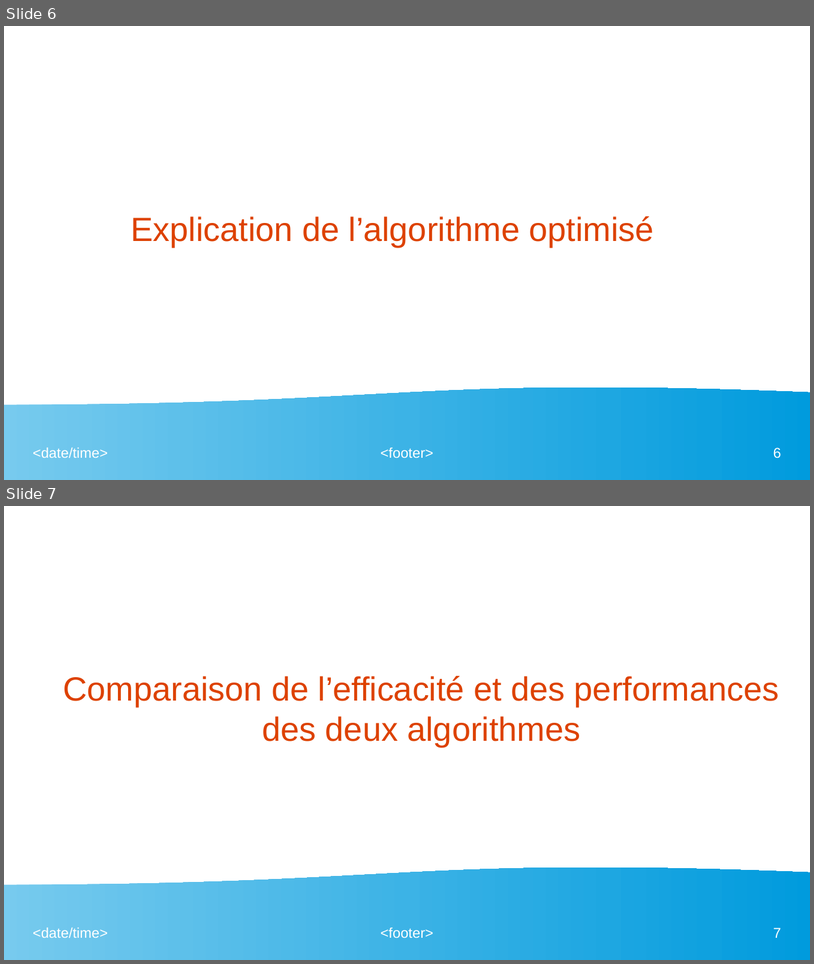
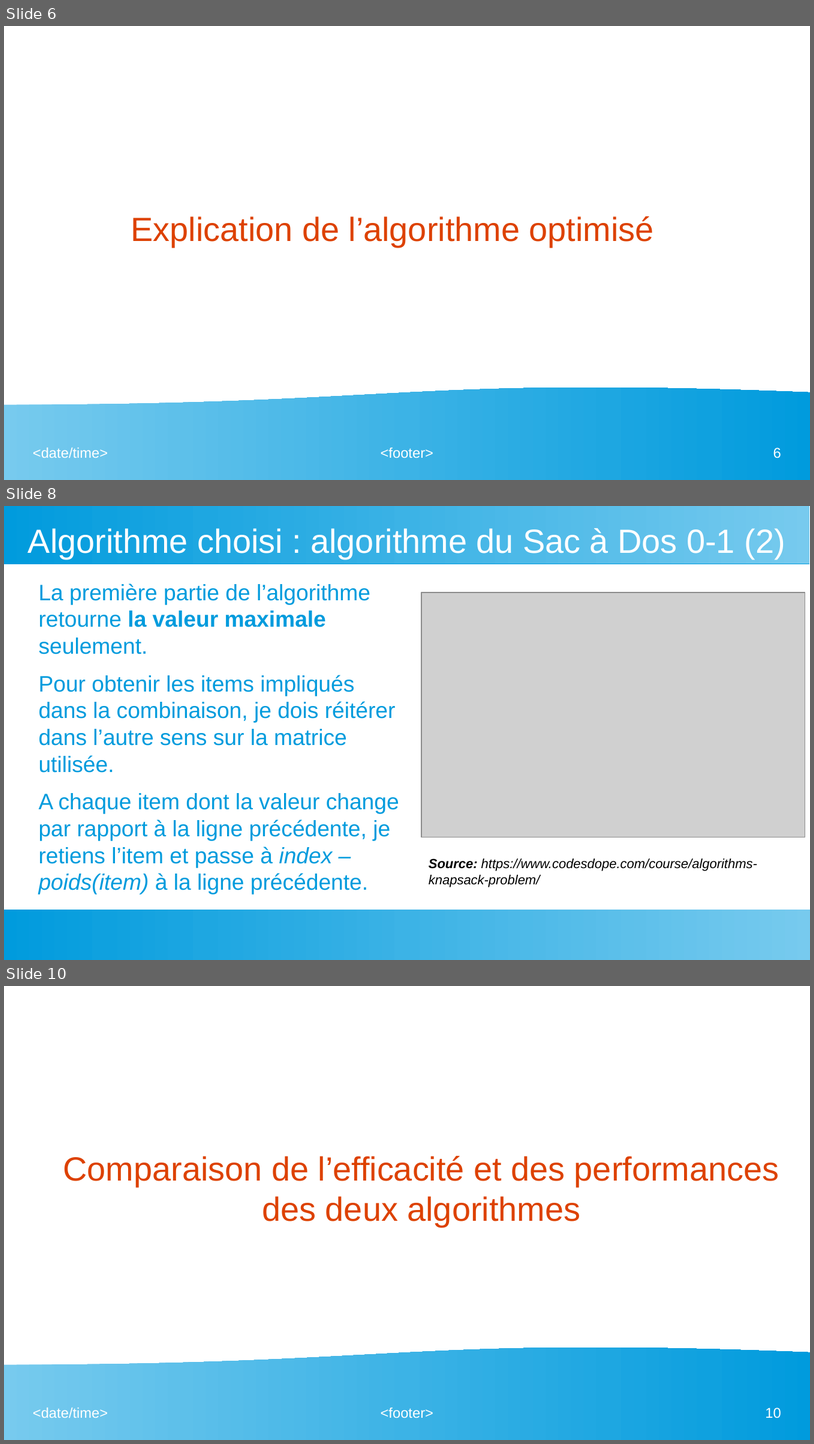
Before and after one commit to LucileGB/Knapsack-Algorithm-Practice, a slide deck: Présentation.odp. Shown one above the other, each under a label of ours: slides 6 and 7 before the commit, slides 6, 8 and 10 after it; the slides between them are not shown. The pictures are 814x964 and 814x1444 pixels, drawn with LibreOffice and Linux fonts; fonts in the diff are those of the drawing; grey boxes stand for pictures. Boxes give left, top, right and bottom in pixels: in the first picture for what was removed or moved away, otherwise in the second. Text is boxed around its words. In the diff, an @@ line names an element or a change of style, - is before the commit and + after.

```diff
--- a/Présentation.odp
+++ b/Présentation.odp
@@ slide 8 added at [4,506,810,960], background #FFFFFF @@
@@ rectangle added at [4,506,810,564], fill gradient #77CAEE to #75C9EE to #73C9ED to #71C8ED to #6FC7ED to #6EC6ED @@
@@ title added at [28,528,785,559], 33 pt, text #FFFFFF @@
+Algorithme choisi : algorithme du Sac à Dos 0-1 (2)
@@ text added at [39,583,399,894], 22 pt, text #009BDD @@
+La première partie de l’algorithme retourne la valeur maximale seulement.
+Pour obtenir les items impliqués dans la combinaison, je dois réitérer dans l’autre sens sur la matrice utilisée.
+A chaque item dont la valeur change par rapport à la ligne précédente, je retiens l’item et passe à index – poids(item) à la ligne précédente.
@@ picture added at [422,592,805,837] @@
@@ text added at [429,858,758,887], 13 pt, text #000000, italic @@
+Source: https://www.codesdope.com/course/algorithms-knapsack-problem/
@@ rectangle added at [4,909,810,960], fill gradient #77CAEE to #75C9EE to #73C9ED to #71C8ED to #6FC7ED to #6EC6ED @@
@@ what was slide 7 is now slide 10 @@
@@ page number at [765,1407,781,1418]: text changed @@
-7
+10
```
Also in this commit, not shown: 1 slide changed, 3 other slides added, 1 slide removed.
